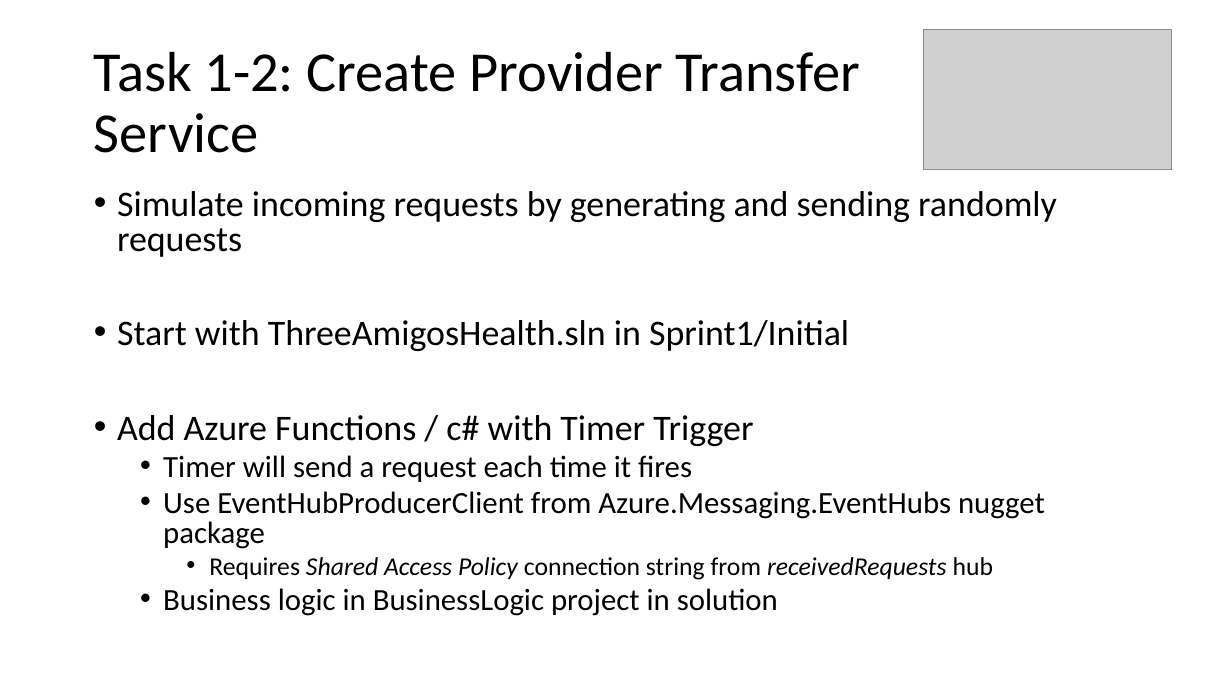
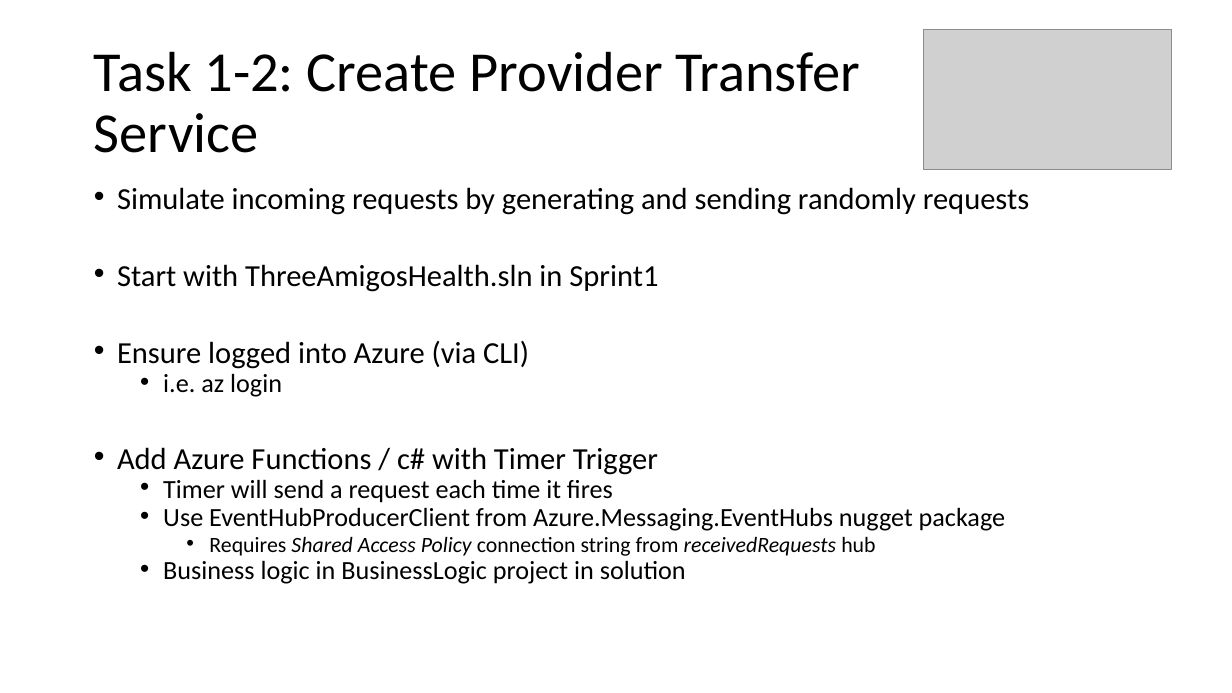
Before and after one commit to scottctr/EdaWorkshop, a slide deck: slide 10 of BusinessLogic/Docs/EdaWorkshop_Sprint1.pptx. Drawn at 1232x693 pixels with LibreOffice and Linux fonts; fonts in the diff are those of the drawing; grey boxes stand for pictures. Boxes give left, top, right and bottom in pixels: in the first picture for what was removed or moved away, otherwise in the second. Text is boxed around its words. In the diff, an @@ line names an element or a change of style, - is before the commit and + after.

```diff
--- a/BusinessLogic/Docs/EdaWorkshop_Sprint1.pptx
+++ b/BusinessLogic/Docs/EdaWorkshop_Sprint1.pptx
@@ text at (x1=117, y1=187, x2=1029, y2=584): size 28 to 23.8 pt in "Simulate incoming requests by generating and sending ...", "Add Azure Functions / c# with Timer ..."; size 24 to 20.4 pt in "Timer will send a request each time ...", "Use EventHubProducerClient from Azure.Messaging.EventHubs nu ...", "Business logic in BusinessLogic project in solution"; size 20 to 17 pt in "Requires Shared Access Policy connection string from ..."; line spacing 0.8 to 0.7 @@
@@ text at (x1=117, y1=264, x2=658, y2=397): text changed; size 28 to 23.8 pt @@
-• Start with ThreeAmigosHealth.sln in Sprint1/Initial
+• Start with ThreeAmigosHealth.sln in Sprint1
+• Ensure logged into Azure (via CLI)
+  • i.e. az login
```
Also in this commit, not shown: 1 other slide changed, 3 other files.
